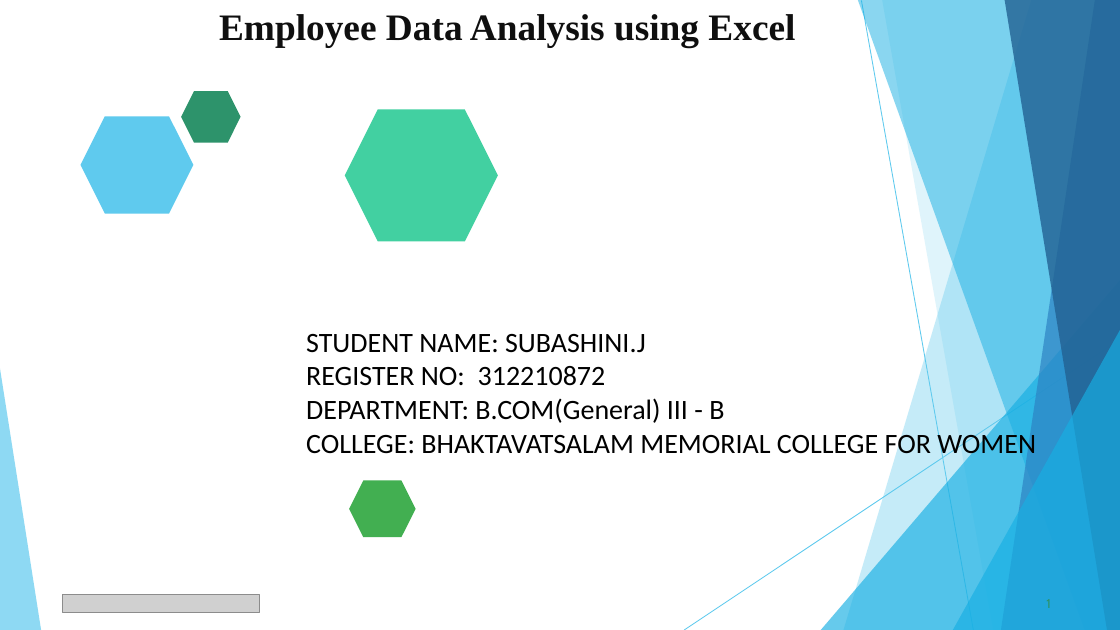
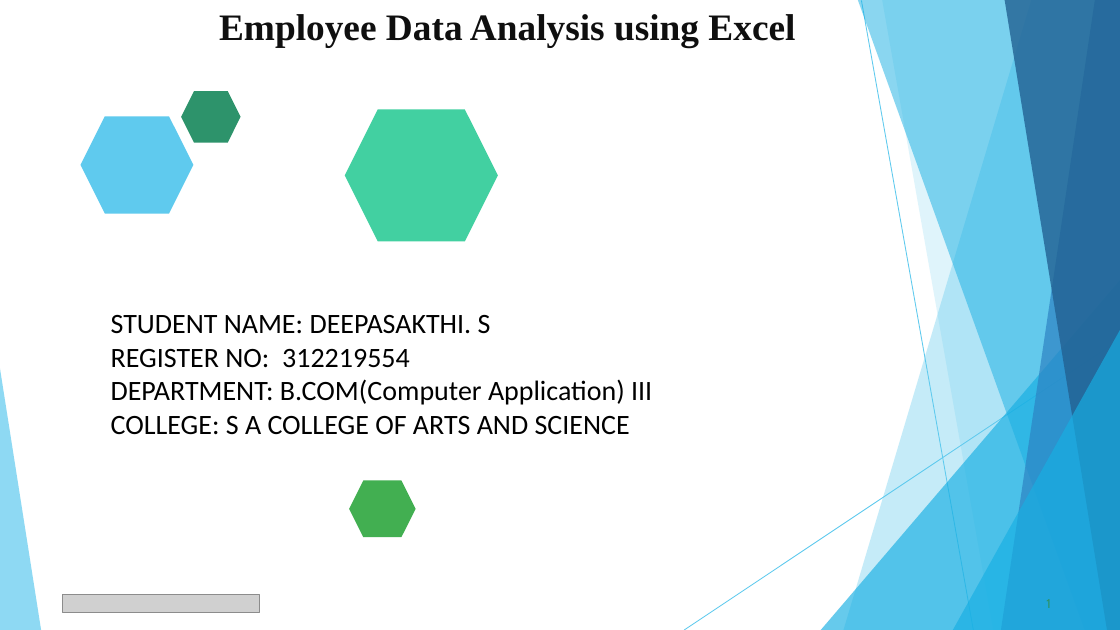
Before and after one commit to Deepasakthi2004/Deepasakthi, a slide deck: slide 1 of employee data analysis.pptx. Drawn at 1120x630 pixels with LibreOffice and Linux fonts; fonts in the diff are those of the drawing; grey boxes stand for pictures. Boxes give left, top, right and bottom in pixels: in the first picture for what was removed or moved away, otherwise in the second. Text is boxed around its words. In the diff, an @@ line names an element or a change of style, - is before the commit and + after.

```diff
--- a/employee data analysis.pptx
+++ b/employee data analysis.pptx
@@ text at (111,315,652,435): text changed @@
-STUDENT NAME: SUBASHINI.J
-REGISTER NO: 312210872
-DEPARTMENT: B.COM(General) III - B
-COLLEGE: BHAKTAVATSALAM MEMORIAL COLLEGE FOR WOMEN
+STUDENT NAME: DEEPASAKTHI. S
+REGISTER NO: 312219554
+DEPARTMENT: B.COM(Computer Application) III
+COLLEGE: S A COLLEGE OF ARTS AND SCIENCE
```
Also in this commit, not shown: 10 other slides changed.
